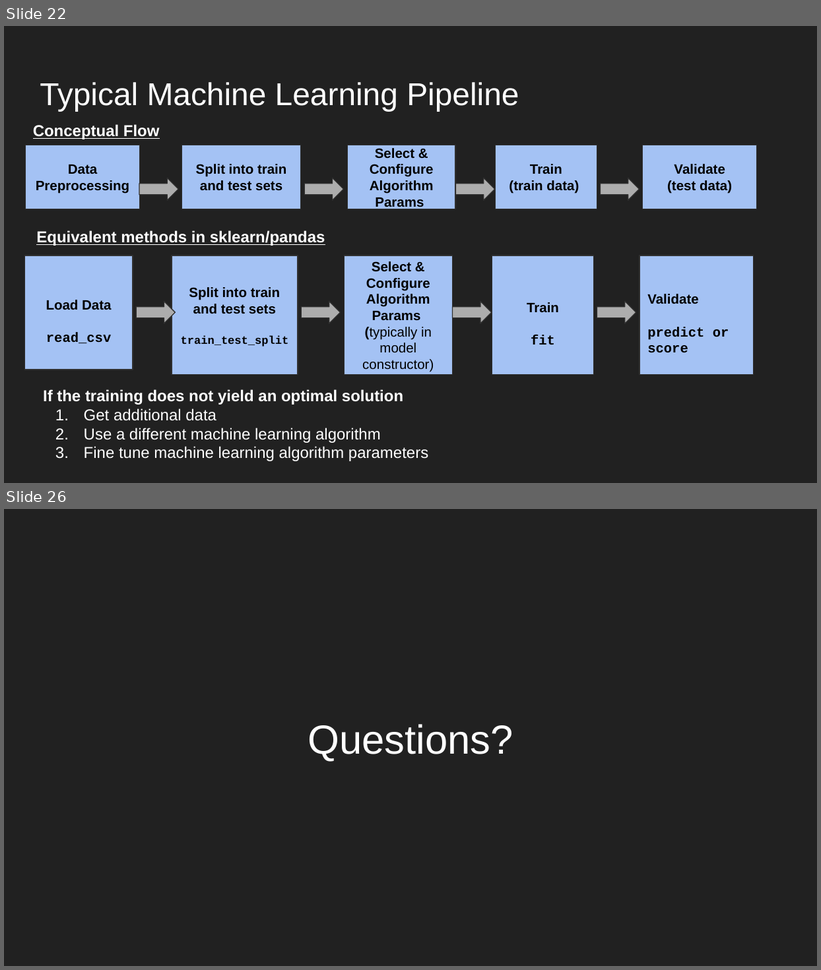
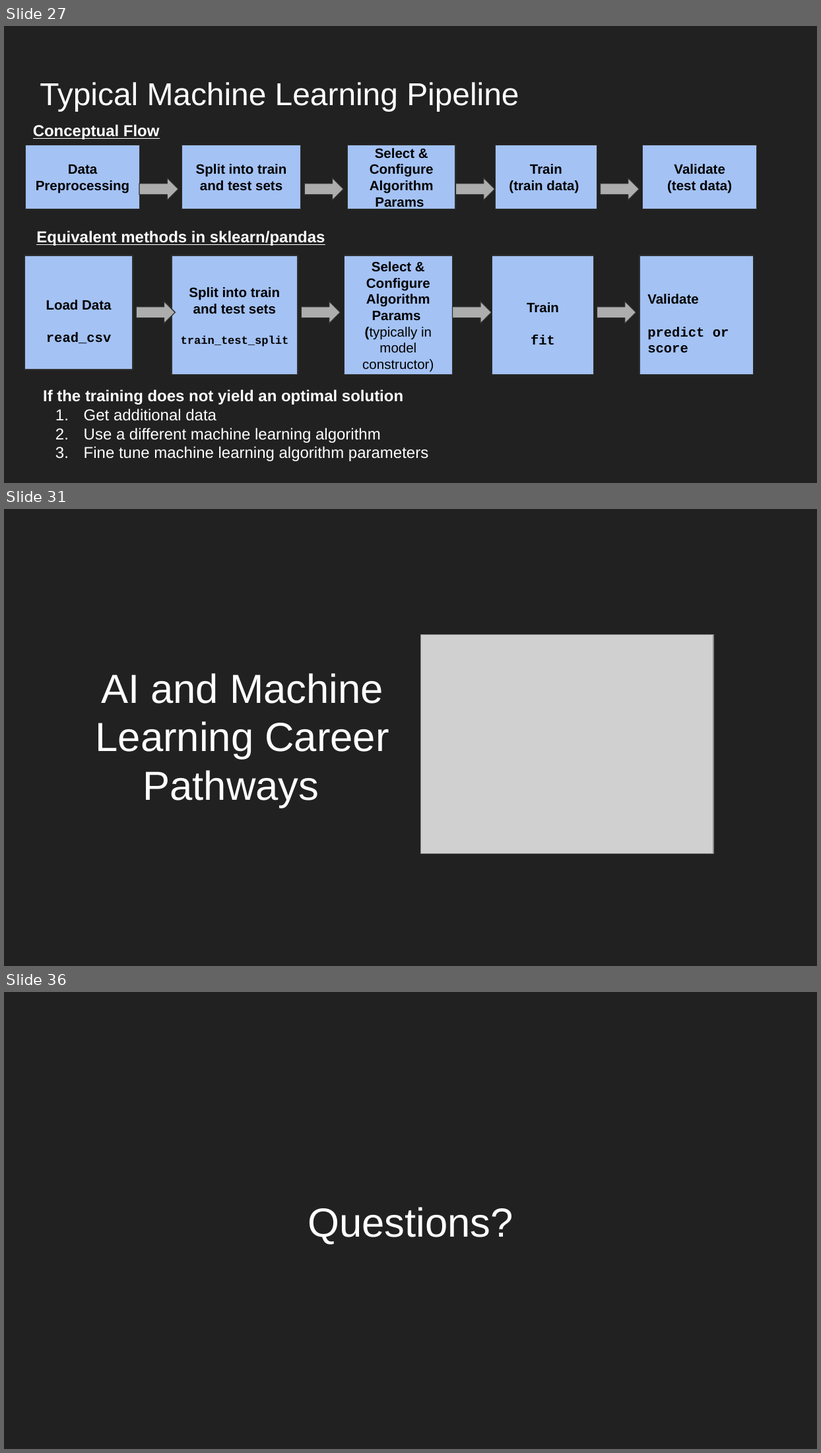
Before and after one commit to dorairajsanjay/vellore_tech_AI_ML_presentation_Feb2020, a slide deck: vit_ml_ai_core_principles_applications.pptx. Shown one above the other, each under a label of ours: slides 22 and 26 before the commit, slides 27, 31 and 36 after it; the slides between them are not shown. The pictures are 821x970 and 821x1453 pixels, drawn with LibreOffice and Linux fonts; fonts in the diff are those of the drawing; grey boxes stand for pictures. Boxes give left, top, right and bottom in pixels: in the first picture for what was removed or moved away, otherwise in the second. Text is boxed around its words. In the diff, an @@ line names an element or a change of style, - is before the commit and + after.

```diff
--- a/vit_ml_ai_core_principles_applications.pptx
+++ b/vit_ml_ai_core_principles_applications.pptx
@@ slide 31 added at (4,509,817,966), background #212121 @@
@@ picture added at (421,635,714,854) @@
@@ title added at (96,673,389,808), 36 pt, text #FFFFFF @@
+AI and Machine Learning Career Pathways
@@ what was slide 22 is now slide 27 @@
@@ what was slide 26 is now slide 36 @@
```
Also in this commit, not shown: 7 slides changed, 13 other slides added, 4 slides removed.
